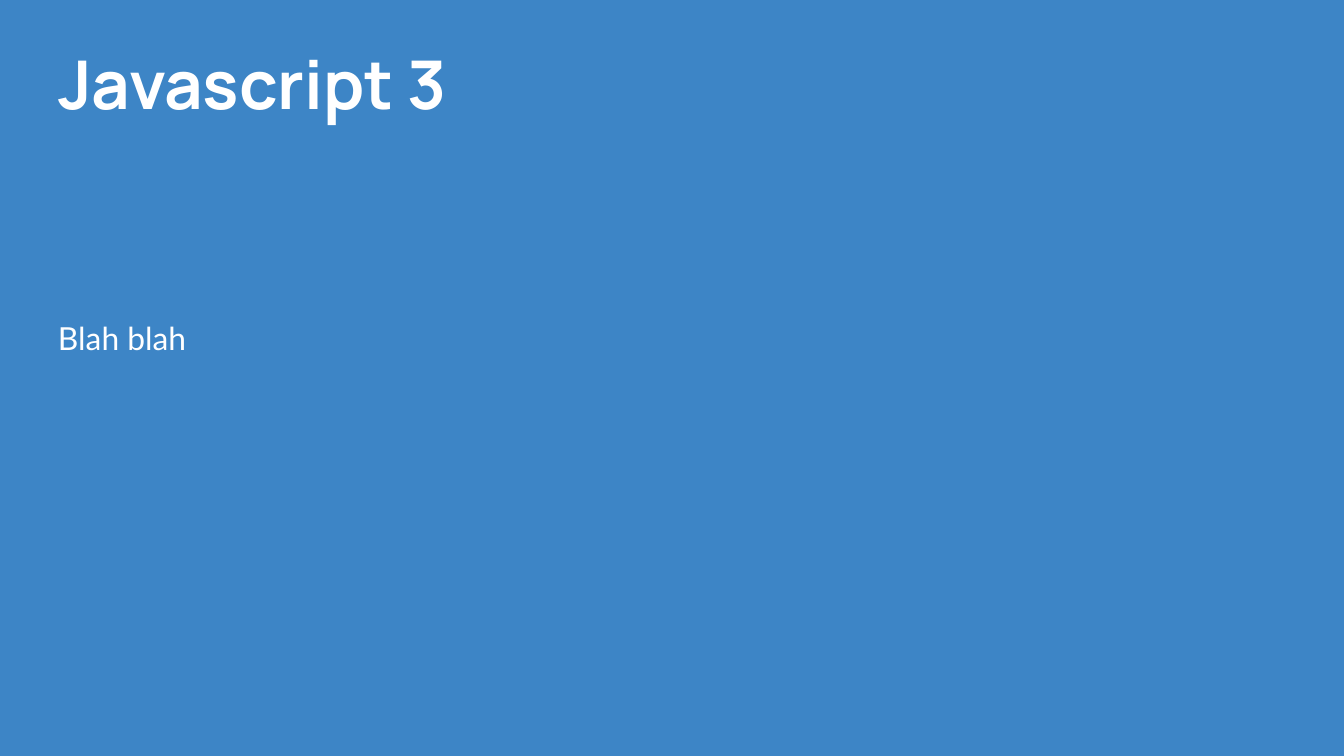
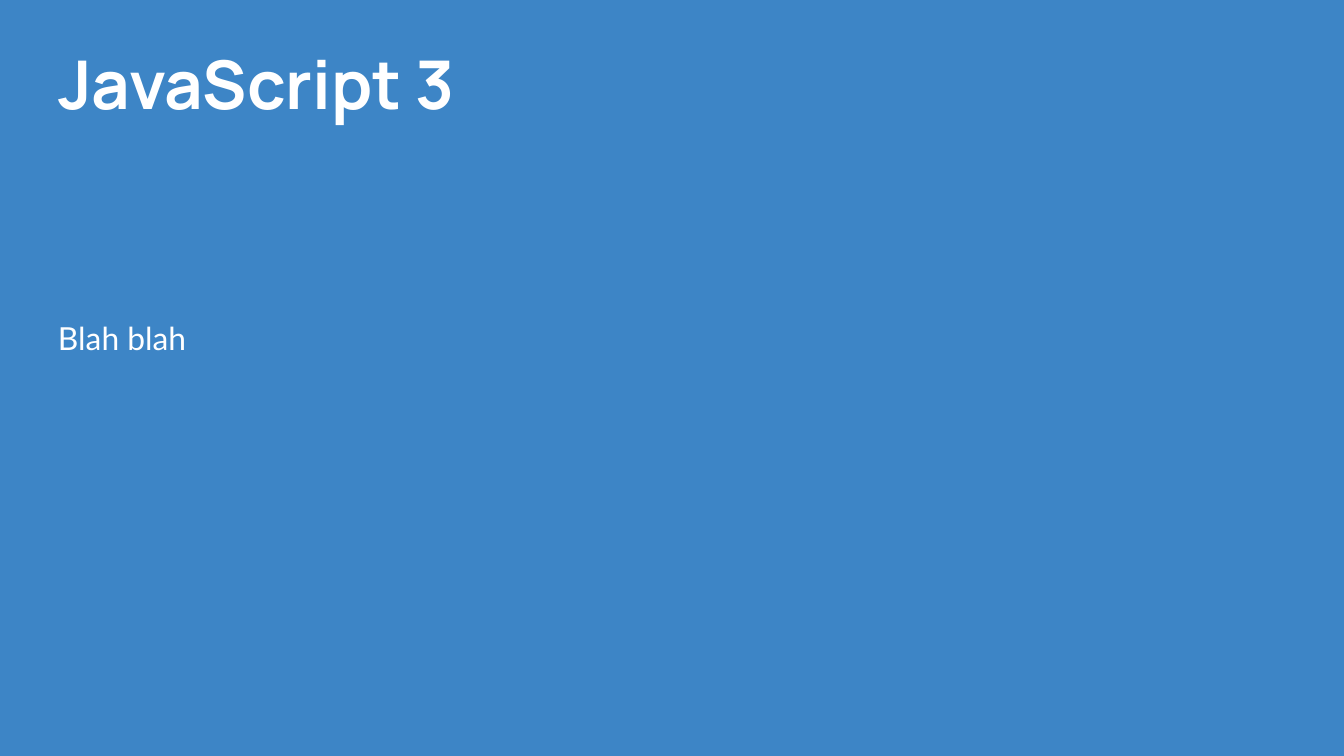
Before and after one commit to CPrince20/Homies, a slide deck: slide 14 of Homies City Collection.pptx (slide 13 before the commit). Drawn at 1344x756 pixels with LibreOffice and Linux fonts; fonts in the diff are those of the drawing. Boxes give left, top, right and bottom in pixels: in the first picture for what was removed or moved away, otherwise in the second. Text is boxed around its words. In the diff, an @@ line names an element or a change of style, - is before the commit and + after.

```diff
--- a/Homies City Collection.pptx
+++ b/Homies City Collection.pptx
@@ title at (x1=58, y1=59, x2=454, y2=125): text changed @@
-Javascript 3
+JavaScript 3
```
Also in this commit, not shown: 3 other slides changed, 1 slide added.
